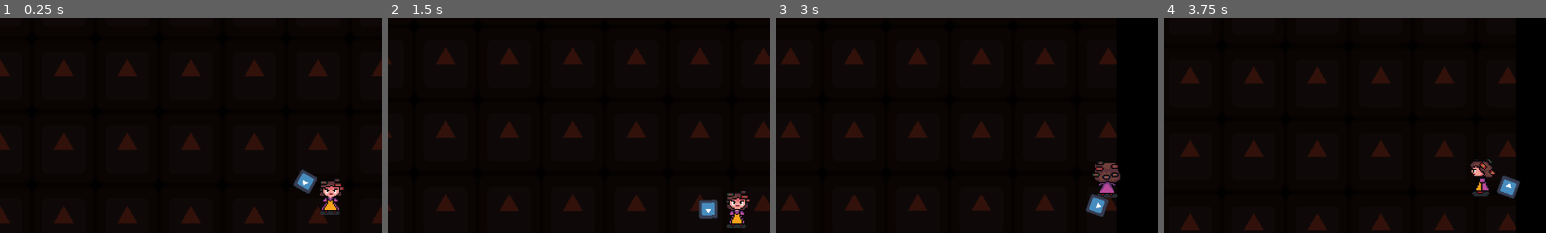
Above: before the commit, frames 1-4 (left to right).
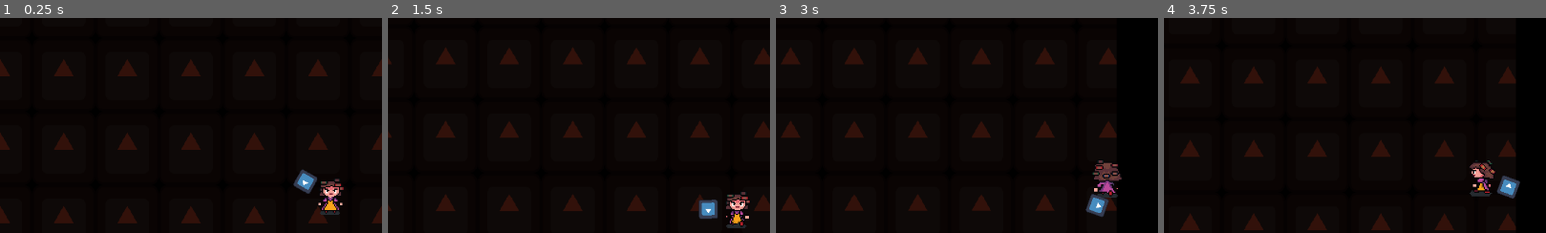
Above: after the commit, the same moments.

Repository: alfroids/Mama-Bazooka-
Game: Godot game, scene res://scenes/main/main.tscn
The game is run twice, just before and just after one commit, with the same random seed, the same clock (stepped at 60 frames per second) and the same inputs. The engine's default icon, where the game draws it, is replaced by a stand-in: a white triangle on a blue panel in a dark square.
Inputs (mouse positions are % of the whole screen's width and height, from its top left):
- Up to frame 1 (0.25 s): no input
- Up to frame 2 (1.5 s): tap Enter at 0.5 s; move the mouse to (72, 45) at 0.52 s; press the mouse at (72, 45) at 0.53 s; hold D (move_right) 0.53-1.28 s; move the mouse to (30, 55) at 1.27 s; release the mouse at (30, 55) at 1.28 s; hold S (move_down) from 1.28 s (still down); tap E (interact) at 1.35 s
- Up to frame 3 (3 s): move the mouse to (60, 28) at 2.02 s; release S (move_down) at 2.03 s; press the mouse at (60, 28) at 2.03 s; hold D (move_right) 2.03-2.78 s; move the mouse to (45, 70) at 2.77 s; release the mouse at (45, 70) at 2.78 s; hold W (move_up) from 2.78 s (still down); tap E (interact) at 2.85 s
- Up to frame 4 (3.75 s): move the mouse to (80, 65) at 3.52 s; release W (move_up) at 3.53 s; press the mouse at (80, 65) at 3.53 s; hold A (move_left) from 3.53 s (still down)
The pictures show only the part of the screen within x 7-57%, y 9-59%; the shares and areas given below are measured in that part.

The runs differ from the first frame. In frame 1, less than 0.1% of the frame differs, in the area x 83-90%, y 85-88%; in frame 2, 0.4%; in frame 3, 0.5%; in frame 4, 0.5%, in the area x 80-87%, y 65-84%.

Commit message:
Updated Player sprites and animation in game

Diff:
--- a/scenes/player/player.tscn
+++ b/scenes/player/player.tscn
@@ -1,136 +1,103 @@
-[gd_scene load_steps=30 format=3 uid="uid://cllgnoyqonuhs"]
+[gd_scene load_steps=26 format=3 uid="uid://cllgnoyqonuhs"]
 
 [ext_resource type="Script" path="res://scenes/player/player.gd" id="1_hya73"]
-[ext_resource type="Texture2D" uid="uid://dlcjus3jwgeqb" path="res://assets/sprites/player/pizza_jam_player.png" id="2_7u87c"]
+[ext_resource type="Texture2D" uid="uid://c6bvgj4dlcih" path="res://assets/sprites/player/player_spritesheet.png" id="3_7qusu"]
 [ext_resource type="PackedScene" uid="uid://bs6hubyufn6uj" path="res://scenes/weapon/weapon.tscn" id="3_kiq52"]
 
-[sub_resource type="AtlasTexture" id="AtlasTexture_qbnw5"]
-atlas = ExtResource("2_7u87c")
-region = Rect2(0, 224, 32, 32)
-
-[sub_resource type="AtlasTexture" id="AtlasTexture_75p75"]
-atlas = ExtResource("2_7u87c")
-region = Rect2(32, 224, 32, 32)
-
-[sub_resource type="AtlasTexture" id="AtlasTexture_x8uef"]
-atlas = ExtResource("2_7u87c")
-region = Rect2(64, 224, 32, 32)
-
-[sub_resource type="AtlasTexture" id="AtlasTexture_6amo1"]
-atlas = ExtResource("2_7u87c")
-region = Rect2(96, 224, 32, 32)
-
-[sub_resource type="AtlasTexture" id="AtlasTexture_yww8p"]
-atlas = ExtResource("2_7u87c")
+[sub_resource type="AtlasTexture" id="AtlasTexture_prfap"]
+atlas = ExtResource("3_7qusu")
 region = Rect2(0, 128, 32, 32)
 
-[sub_resource type="AtlasTexture" id="AtlasTexture_7g5jg"]
-atlas = ExtResource("2_7u87c")
+[sub_resource type="AtlasTexture" id="AtlasTexture_bawre"]
+atlas = ExtResource("3_7qusu")
 region = Rect2(32, 128, 32, 32)
 
-[sub_resource type="AtlasTexture" id="AtlasTexture_e15bj"]
-atlas = ExtResource("2_7u87c")
+[sub_resource type="AtlasTexture" id="AtlasTexture_q45hm"]
+atlas = ExtResource("3_7qusu")
 region = Rect2(64, 128, 32, 32)
 
-[sub_resource type="AtlasTexture" id="AtlasTexture_jujhj"]
-atlas = ExtResource("2_7u87c")
+[sub_resource type="AtlasTexture" id="AtlasTexture_mlgm1"]
+atlas = ExtResource("3_7qusu")
 region = Rect2(96, 128, 32, 32)
 
-[sub_resource type="AtlasTexture" id="AtlasTexture_n8kgi"]
-atlas = ExtResource("2_7u87c")
+[sub_resource type="AtlasTexture" id="AtlasTexture_15yye"]
+atlas = ExtResource("3_7qusu")
 region = Rect2(0, 96, 32, 32)
 
-[sub_resource type="AtlasTexture" id="AtlasTexture_ovr86"]
-atlas = ExtResource("2_7u87c")
+[sub_resource type="AtlasTexture" id="AtlasTexture_jbsv1"]
+atlas = ExtResource("3_7qusu")
 region = Rect2(32, 96, 32, 32)
 
-[sub_resource type="AtlasTexture" id="AtlasTexture_rlbia"]
-atlas = ExtResource("2_7u87c")
+[sub_resource type="AtlasTexture" id="AtlasTexture_kcpa1"]
+atlas = ExtResource("3_7qusu")
 region = Rect2(64, 96, 32, 32)
 
-[sub_resource type="AtlasTexture" id="AtlasTexture_ck2np"]
-atlas = ExtResource("2_7u87c")
+[sub_resource type="AtlasTexture" id="AtlasTexture_dr47m"]
+atlas = ExtResource("3_7qusu")
 region = Rect2(96, 96, 32, 32)
 
-[sub_resource type="AtlasTexture" id="AtlasTexture_evjb7"]
-atlas = ExtResource("2_7u87c")
+[sub_resource type="AtlasTexture" id="AtlasTexture_x7fed"]
+atlas = ExtResource("3_7qusu")
 region = Rect2(0, 0, 32, 32)
 
-[sub_resource type="AtlasTexture" id="AtlasTexture_cein3"]
-atlas = ExtResource("2_7u87c")
+[sub_resource type="AtlasTexture" id="AtlasTexture_moyav"]
+atlas = ExtResource("3_7qusu")
 region = Rect2(32, 0, 32, 32)
 
-[sub_resource type="AtlasTexture" id="AtlasTexture_umrop"]
-atlas = ExtResource("2_7u87c")
+[sub_resource type="AtlasTexture" id="AtlasTexture_3ngon"]
+atlas = ExtResource("3_7qusu")
 region = Rect2(64, 0, 32, 32)
 
-[sub_resource type="AtlasTexture" id="AtlasTexture_indsr"]
-atlas = ExtResource("2_7u87c")
+[sub_resource type="AtlasTexture" id="AtlasTexture_s7hn2"]
+atlas = ExtResource("3_7qusu")
 region = Rect2(96, 0, 32, 32)
 
-[sub_resource type="AtlasTexture" id="AtlasTexture_jbgeq"]
-atlas = ExtResource("2_7u87c")
+[sub_resource type="AtlasTexture" id="AtlasTexture_oobh8"]
+atlas = ExtResource("3_7qusu")
 region = Rect2(0, 64, 32, 32)
 
-[sub_resource type="AtlasTexture" id="AtlasTexture_okw3n"]
-atlas = ExtResource("2_7u87c")
+[sub_resource type="AtlasTexture" id="AtlasTexture_ntp1n"]
+atlas = ExtResource("3_7qusu")
 region = Rect2(32, 64, 32, 32)
 
-[sub_resource type="AtlasTexture" id="AtlasTexture_7ak8e"]
-atlas = ExtResource("2_7u87c")
+[sub_resource type="AtlasTexture" id="AtlasTexture_3r2f8"]
+atlas = ExtResource("3_7qusu")
 region = Rect2(64, 64, 32, 32)
 
-[sub_resource type="AtlasTexture" id="AtlasTexture_xov44"]
-atlas = ExtResource("2_7u87c")
+[sub_resource type="AtlasTexture" id="AtlasTexture_xqwij"]
+atlas = ExtResource("3_7qusu")
 region = Rect2(96, 64, 32, 32)
 
-[sub_resource type="AtlasTexture" id="AtlasTexture_gmftp"]
-atlas = ExtResource("2_7u87c")
+[sub_resource type="AtlasTexture" id="AtlasTexture_rwwas"]
+atlas = ExtResource("3_7qusu")
 region = Rect2(0, 32, 32, 32)
 
-[sub_resource type="AtlasTexture" id="AtlasTexture_w2o3r"]
-atlas = ExtResource("2_7u87c")
+[sub_resource type="AtlasTexture" id="AtlasTexture_lqmi4"]
+atlas = ExtResource("3_7qusu")
 region = Rect2(32, 32, 32, 32)
 
-[sub_resource type="AtlasTexture" id="AtlasTexture_hxa8c"]
-atlas = ExtResource("2_7u87c")
+[sub_resource type="AtlasTexture" id="AtlasTexture_037vb"]
+atlas = ExtResource("3_7qusu")
 region = Rect2(64, 32, 32, 32)
 
-[sub_resource type="AtlasTexture" id="AtlasTexture_w7aha"]
-atlas = ExtResource("2_7u87c")
+[sub_resource type="AtlasTexture" id="AtlasTexture_cdsf7"]
+atlas = ExtResource("3_7qusu")
 region = Rect2(96, 32, 32, 32)
 
 [sub_resource type="SpriteFrames" id="SpriteFrames_ap2we"]
 animations = [{
 "frames": [{
 "duration": 1.0,
-"texture": SubResource("AtlasTexture_qbnw5")
+"texture": SubResource("AtlasTexture_prfap")
 }, {
 "duration": 1.0,
-"texture": SubResource("AtlasTexture_75p75")
+"texture": SubResource("AtlasTexture_bawre")
 }, {
 "duration": 1.0,
-"texture": SubResource("AtlasTexture_x8uef")
+"texture": SubResource("AtlasTexture_q45hm")
 }, {
 "duration": 1.0,
-"texture": SubResource("AtlasTexture_6amo1")
-}],
-"loop": true,
-"name": &"idle_back",
-"speed": 2.0
-}, {
-"frames": [{
-"duration": 1.0,
-"texture": SubResource("AtlasTexture_yww8p")
-}, {
-"duration": 1.0,
-"texture": SubResource("AtlasTexture_7g5jg")
-}, {
-"duration": 1.0,
-"texture": SubResource("AtlasTexture_e15bj")
-}, {
-"duration": 1.0,
-"texture": SubResource("AtlasTexture_jujhj")
+"texture": SubResource("AtlasTexture_mlgm1")
 }],
 "loop": true,
 "name": &"idle_front",
@@ -138,71 +105,71 @@
 }, {
 "frames": [{
 "duration": 1.0,
-"texture": SubResource("AtlasTexture_n8kgi")
+"texture": SubResource("AtlasTexture_15yye")
 }, {
 "duration": 1.0,
-"texture": SubResource("AtlasTexture_ovr86")
+"texture": SubResource("AtlasTexture_jbsv1")
 }, {
 "duration": 1.0,
-"texture": SubResource("AtlasTexture_rlbia")
+"texture": SubResource("AtlasTexture_kcpa1")
 }, {
 "duration": 1.0,
-"texture": SubResource("AtlasTexture_ck2np")
+"texture": SubResource("AtlasTexture_dr47m")
 }],
 "loop": true,
 "name": &"walk_back",
-"speed": 4.0
+"speed": 6.0
 }, {
 "frames": [{
 "duration": 1.0,
-"texture": SubResource("AtlasTexture_evjb7")
+"texture": SubResource("AtlasTexture_x7fed")
 }, {
 "duration": 1.0,
-"texture": SubResource("AtlasTexture_cein3")
+"texture": SubResource("AtlasTexture_moyav")
 }, {
 "duration": 1.0,
-"texture": SubResource("AtlasTexture_umrop")
+"texture": SubResource("AtlasTexture_3ngon")
 }, {
 "duration": 1.0,
-"texture": SubResource("AtlasTexture_indsr")
+"texture": SubResource("AtlasTexture_s7hn2")
 }],
 "loop": true,
 "name": &"walk_front",
-"speed": 4.0
+"speed": 6.0
 }, {
 "frames": [{
 "duration": 1.0,
-"texture": SubResource("AtlasTexture_jbgeq")
+"texture": SubResource("AtlasTexture_oobh8")
 }, {
 "duration": 1.0,
-"texture": SubResource("AtlasTexture_okw3n")
+"texture": SubResource("AtlasTexture_ntp1n")
 }, {
 "duration": 1.0,
-"texture": SubResource("AtlasTexture_7ak8e")
+"texture": SubResource("AtlasTexture_3r2f8")
 }, {
 "duration": 1.0,
-"texture": SubResource("AtlasTexture_xov44")
+"texture": SubResource("AtlasTexture_xqwij")
 }],
 "loop": true,
 "name": &"walk_left",
-"speed": 4.0
+"speed": 6.0
 }, {
 "frames": [{
 "duration": 1.0,
-"texture": SubResource("AtlasTexture_gmftp")
+"texture": SubResource("AtlasTexture_rwwas")
 }, {
 "duration": 1.0,
-"texture": SubResource("AtlasTexture_w2o3r")
+"texture": SubResource("AtlasTexture_lqmi4")
 }, {
 "duration": 1.0,
-"texture": SubResource("AtlasTexture_hxa8c")
+"texture": SubResource("AtlasTexture_037vb")
 }, {
 "duration": 1.0,
-"texture": SubResource("AtlasTexture_w7aha")
+"texture": SubResource("AtlasTexture_cdsf7")
 }],
 "loop": true,
 "name": &"walk_right",
-"speed": 4.0
+"speed": 6.0
 }]
 
 [sub_resource type="RectangleShape2D" id="RectangleShape2D_xoqqc"]
@@ -215,8 +182,9 @@
 
 [node name="PlayerSprite" type="AnimatedSprite2D" parent="."]
 sprite_frames = SubResource("SpriteFrames_ap2we")
-animation = &"idle_front"
+animation = &"walk_right"
 autoplay = "idle_front"
+frame_progress = 0.97621
 
 [node name="CollisionShape2D" type="CollisionShape2D" parent="."]
 shape = SubResource("RectangleShape2D_xoqqc")
Not shown, changed: assets/sprites/enemies/enemy_kid.png.import
Not shown, added: assets/sprites/enemies/enemy_mom.png.import
Binary file removed: assets/sprites/player/pizza_jam_player.png
Not shown, added: assets/sprites/player/player_spritesheet.png.import
